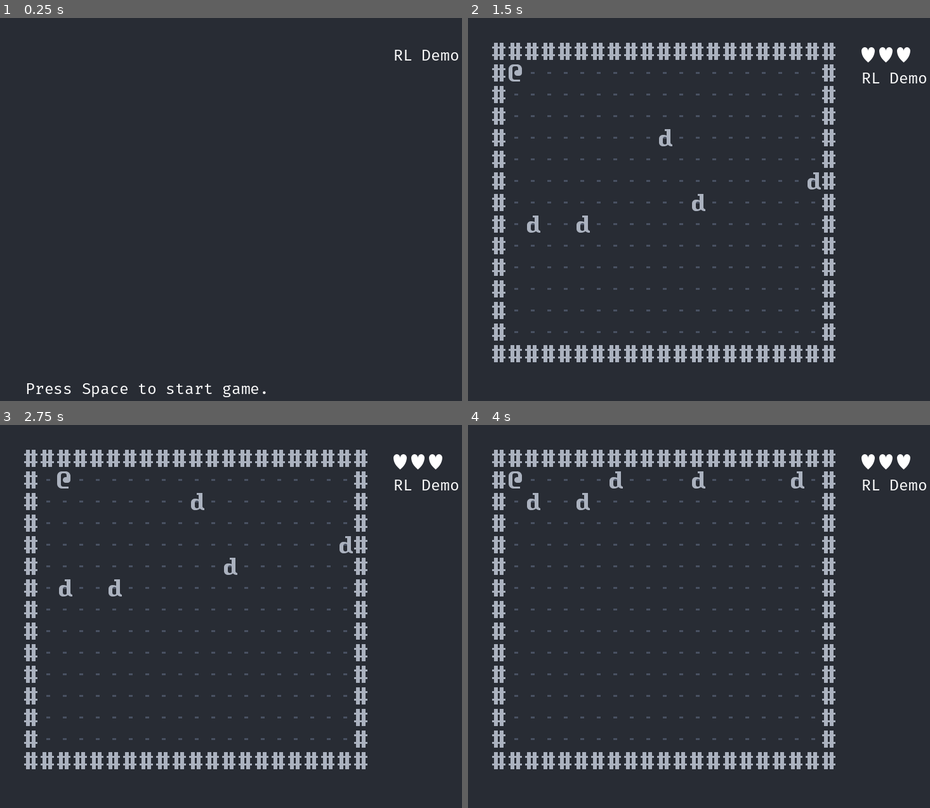
Above: before the commit, frames 1-4 (two rows, left to right).
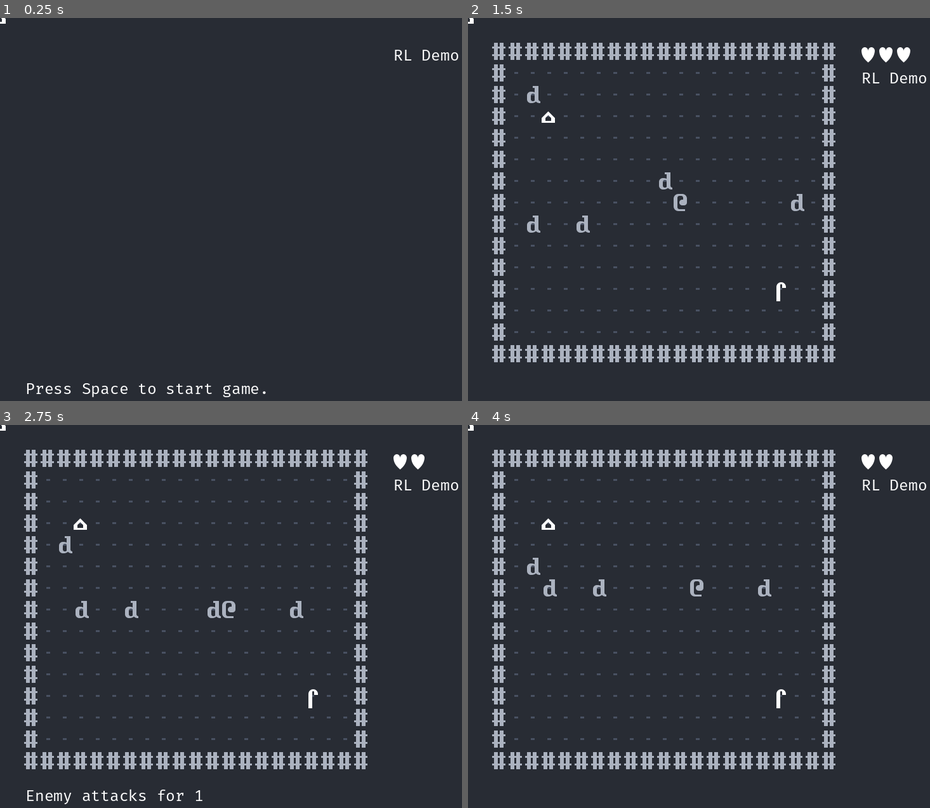
Above: after the commit, the same moments.

Repository: dave470003/froxis
Game: Godot game, scene res://scene/main/MainScene.tscn
The game is run twice, just before and just after one commit, with the same random seed, the same clock (stepped at 60 frames per second) and the same inputs.
Inputs:
- Up to frame 1 (0.25 s): no input
- Up to frame 2 (1.5 s): tap Space (init_world) at 0.5, 0.6, 1.25, 1.35 s; hold Right (move_right) 0.53-1.28 s; hold Down (move_down) from 1.28 s (still down)
- Up to frame 3 (2.75 s): tap Enter at 2 s; release Down (move_down) at 2.03 s; hold Right (move_right) from 2.03 s (still down); tap Space (init_world) at 2.1 s
- Up to frame 4 (4 s): release Right (move_right) at 2.78 s; hold Up (move_up) 2.78-3.53 s; tap Space (init_world) at 2.85, 3.6 s; hold Left (move_left) from 3.53 s (still down)

The runs differ from the first frame. In frame 1, less than 0.1% of the frame differs, in the area x 0-2%, y 0-2%; in frame 2, 0.7%; in frame 3, 1.4%, in the area x 0-96%, y 0-100%; in frame 4, 1.0%.

Commit message:
Add Ladder and Shrine

Diff:
--- a/library/DungeonSize.gd
+++ b/library/DungeonSize.gd
@@ -7,3 +7,12 @@
 const CENTER_Y: int = 7
 
 const ARROW_MARGIN: int = 32
+
+const PLAYER_SPAWN_X: int = 10
+const PLAYER_SPAWN_Y: int = 7
+
+const SHRINE_SPAWN_X: int = 3
+const SHRINE_SPAWN_Y: int = 3
+
+const LADDER_SPAWN_X: int = 17
+const LADDER_SPAWN_Y: int = 11
--- a/library/GroupName.gd
+++ b/library/GroupName.gd
@@ -4,3 +4,5 @@
 const FLOOR: String = "floor"
 const DWARF: String = "dwarf"
 const WALL: String = "wall"
+const LADDER: String = "ladder"
+const SHRINE: String = "shrine"
--- a/scene/main/DungeonBoard.gd
+++ b/scene/main/DungeonBoard.gd
@@ -36,6 +36,10 @@
 		group = _new_GroupName.WALL
 	elif sprite.is_in_group(_new_GroupName.PC):
 		group = _new_GroupName.PC
+	elif sprite.is_in_group(_new_GroupName.LADDER):
+		group = _new_GroupName.LADDER
+	elif sprite.is_in_group(_new_GroupName.SHRINE):
+		group = _new_GroupName.SHRINE
 	else:
 		return
 
@@ -56,6 +60,10 @@
 		group = _new_GroupName.WALL
 	elif new_sprite.is_in_group(_new_GroupName.PC):
 		group = _new_GroupName.PC
+	elif new_sprite.is_in_group(_new_GroupName.LADDER):
+		group = _new_GroupName.LADDER
+	elif new_sprite.is_in_group(_new_GroupName.SHRINE):
+		group = _new_GroupName.SHRINE
 	else:
 		return
 
@@ -64,7 +72,7 @@
 
 
 func _init_dict() -> void:
-	var groups = [_new_GroupName.DWARF, _new_GroupName.WALL, _new_GroupName.PC]
+	var groups = [_new_GroupName.DWARF, _new_GroupName.WALL, _new_GroupName.PC, _new_GroupName.LADDER, _new_GroupName.SHRINE]
 
 	for g in groups:
 		_sprite_dict[g] = {}
--- a/scene/main/InitWorld.gd
+++ b/scene/main/InitWorld.gd
@@ -6,6 +6,8 @@
 @onready var Dwarf := preload("res://sprite/Dwarf.tscn") as PackedScene
 @onready var Wall := preload("res://sprite/Wall.tscn") as PackedScene
 @onready var Floor := preload("res://sprite/Floor.tscn") as PackedScene
+@onready var Ladder := preload("res://sprite/Ladder.tscn") as PackedScene
+@onready var Shrine := preload("res://sprite/Shrine.tscn") as PackedScene
 
 var _rng := RandomNumberGenerator.new()
 var _ref_DungeonBoard: DungeonBoard
@@ -33,7 +35,13 @@
 	sprite_created.emit(sprite)
 
 func _create_player():
-	_create_sprite(Player, _new_GroupName.PC, 1, 1)
+	_create_sprite(Player, _new_GroupName.PC, _new_DungeonSize.PLAYER_SPAWN_X, _new_DungeonSize.PLAYER_SPAWN_Y)
+
+func _create_ladder():
+	_create_sprite(Ladder, _new_GroupName.LADDER, _new_DungeonSize.LADDER_SPAWN_X, _new_DungeonSize.LADDER_SPAWN_Y)
+
+func _create_shrine():
+	_create_sprite(Shrine, _new_GroupName.SHRINE, _new_DungeonSize.SHRINE_SPAWN_X, _new_DungeonSize.SHRINE_SPAWN_Y)
 
 func _create_dwarves():
 	var dwarf: int = _rng.randi_range(3, 6)
@@ -73,6 +81,8 @@
 			_initialized = true
 			_create_walls_and_floor()
 			_create_player()
+			_create_shrine()
+			_create_ladder()
 			_create_dwarves()
 			_set_health()
 			set_process_unhandled_input(false)
--- a/scene/main/MainScene.tscn
+++ b/scene/main/MainScene.tscn
@@ -10,6 +10,8 @@
 [ext_resource type="Script" path="res://scene/main/ReloadGame.gd" id="6_ceh1i"]
 [ext_resource type="Script" path="res://scene/main/DungeonBoard.gd" id="7_8pe1w"]
 [ext_resource type="Script" path="res://scene/main/RemoveObject.gd" id="9_trlfh"]
+[ext_resource type="PackedScene" uid="uid://bq4280bwkq1sf" path="res://sprite/Ladder.tscn" id="11_dg4fr"]
+[ext_resource type="PackedScene" uid="uid://bxggj3f5pmh7w" path="res://sprite/Shrine.tscn" id="12_i7qc2"]
 
 [node name="MainScene" type="Node2D"]
 script = ExtResource("1_x6a0h")
@@ -43,3 +45,7 @@
 
 [node name="RemoveObject" type="Node2D" parent="."]
 script = ExtResource("9_trlfh")
+
+[node name="Ladder" parent="." instance=ExtResource("11_dg4fr")]
+
+[node name="Shrine" parent="." instance=ExtResource("12_i7qc2")]
--- /dev/null
+++ b/sprite/Ladder.tscn
@@ -0,0 +1,10 @@
+[gd_scene load_steps=3 format=3 uid="uid://bq4280bwkq1sf"]
+
+[ext_resource type="Texture2D" uid="uid://ctffxeo6roouo" path="res://resources/curses_vector_24x36.png" id="1_03mru"]
+
+[sub_resource type="AtlasTexture" id="AtlasTexture_dusv6"]
+atlas = ExtResource("1_03mru")
+region = Rect2(96, 540, 24, 36)
+
+[node name="Ladder" type="Sprite2D"]
+texture = SubResource("AtlasTexture_dusv6")
--- /dev/null
+++ b/sprite/Shrine.tscn
@@ -0,0 +1,10 @@
+[gd_scene load_steps=3 format=3 uid="uid://bxggj3f5pmh7w"]
+
+[ext_resource type="Texture2D" uid="uid://ctffxeo6roouo" path="res://resources/curses_vector_24x36.png" id="1_qbhpa"]
+
+[sub_resource type="AtlasTexture" id="AtlasTexture_6s2ui"]
+atlas = ExtResource("1_qbhpa")
+region = Rect2(360, 252, 24, 36)
+
+[node name="Shrine" type="Sprite2D"]
+texture = SubResource("AtlasTexture_6s2ui")
Not shown: 1 places in scene/main/MainScene.tscn that only renumber resources
